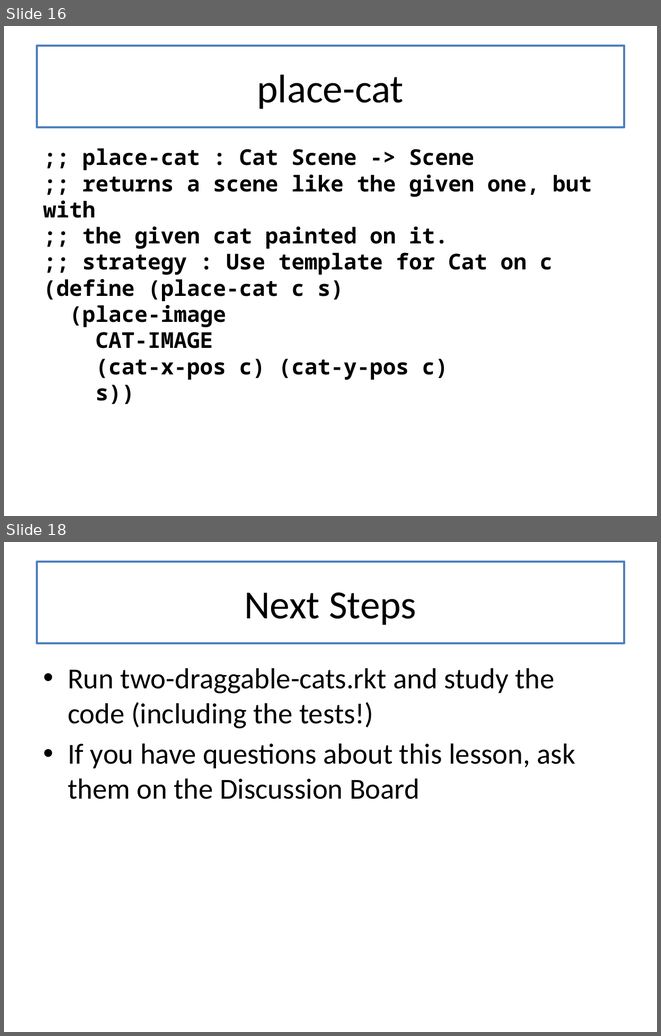
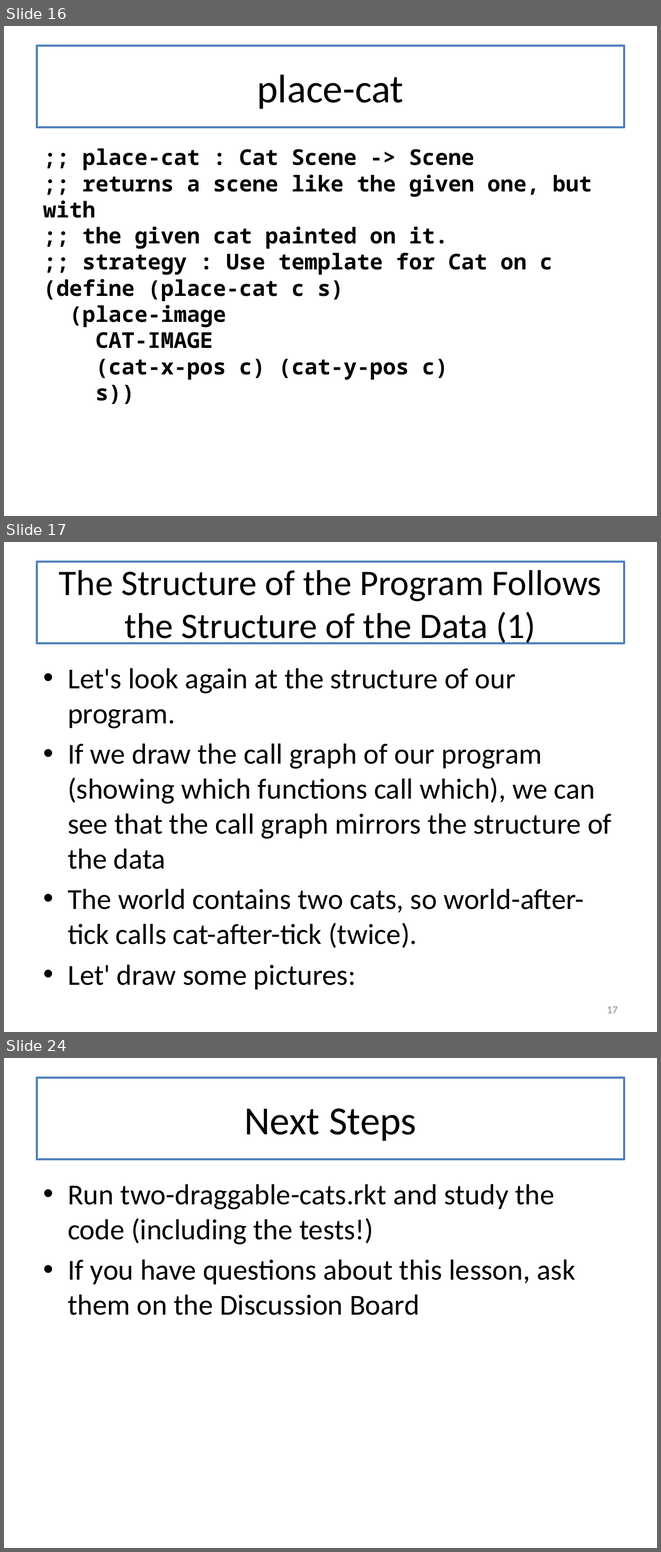
Before and after one commit to mwand/cs5010f16, a slide deck: Slides/Lesson 3.4 Two Draggable Cats.pptx. Shown one above the other, each under a label of ours: slides 16 and 18 before the commit, slides 16, 17 and 24 after it; the slides between them are not shown. The pictures are 661x1036 and 661x1552 pixels, drawn with LibreOffice and Linux fonts; fonts in the diff are those of the drawing. Boxes give left, top, right and bottom in pixels: in the first picture for what was removed or moved away, otherwise in the second. Text is boxed around its words. In the diff, an @@ line names an element or a change of style, - is before the commit and + after.

Commit message:
added slides about 'Program Structure follows Data Structure' to L3.4

```diff
--- a/Slides/Lesson 3.4 Two Draggable Cats.pptx
+++ b/Slides/Lesson 3.4 Two Draggable Cats.pptx
@@ slide 17 added at <box>4,542,657,1032</box>, background #FFFFFF @@
@@ title added at <box>37,562,624,643</box>, fill #FFFFFF, outline #4F81BD 2.25 pt, 39.6 pt, text #000000 @@
+The Structure of the Program Follows the Structure of the Data (1)
@@ text added at <box>68,668,612,989</box>, 32 pt, text #000000 @@
+• Let's look again at the structure of our program.
+• If we draw the call graph of our program (showing which functions call which), we can see that the call graph mirrors the structure of the data
+• The world contains two cats, so world-after-tick calls cat-after-tick (twice).
+• Let' draw some pictures:
@@ page number added at <box>607,1006,618,1013</box>, 12 pt, text #8C8C8C @@
+17
@@ what was slide 18 is now slide 24 @@
```
Also in this commit, not shown: 1 slide changed, 5 other slides added.
